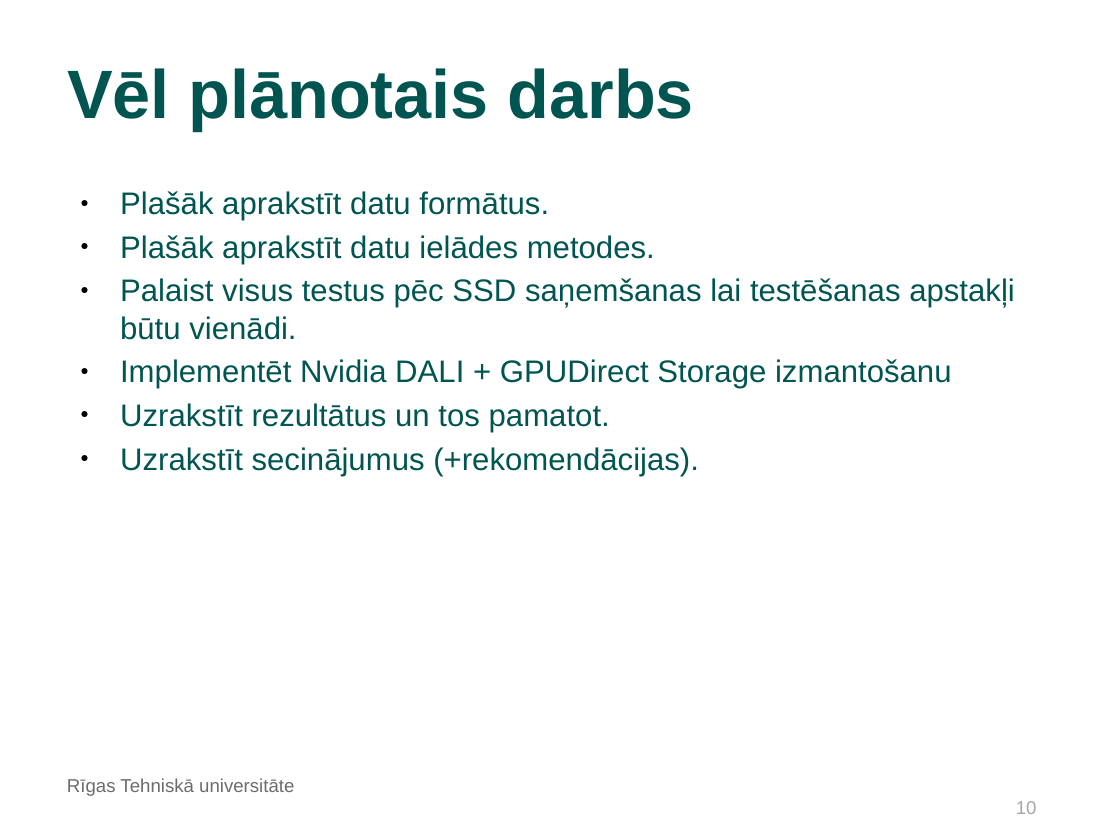
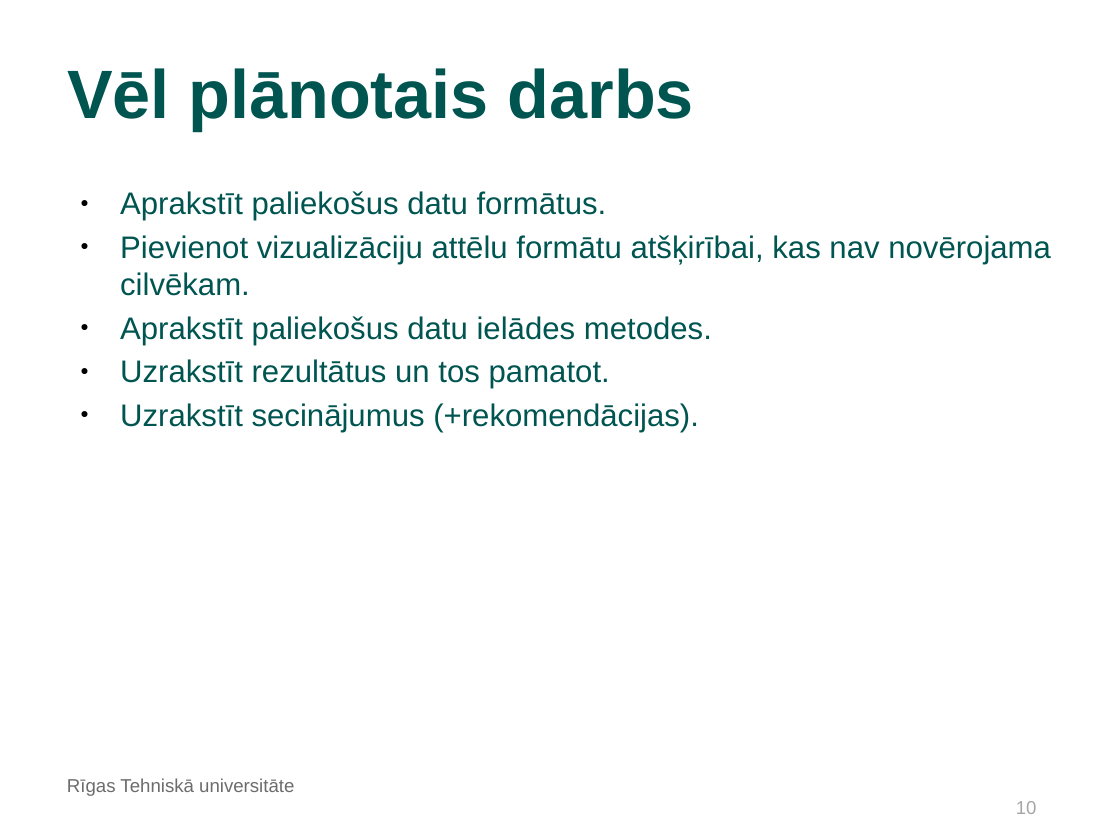
Before and after one commit to kamikaze/rtu-bachelor-tasks, a slide deck: slide 10 of docs/Šablons_Bakalaura_darba_priekšaizstāvēšanai.odp. Drawn at 1120x840 pixels with LibreOffice and Linux fonts; fonts in the diff are those of the drawing; background and template pictures are left out. Boxes give left, top, right and bottom in pixels: in the first picture for what was removed or moved away, otherwise in the second. Text is boxed around its words. In the diff, an @@ line names an element or a change of style, - is before the commit and + after.

```diff
--- a/docs/Šablons_Bakalaura_darba_priekšaizstāvēšanai.odp
+++ b/docs/Šablons_Bakalaura_darba_priekšaizstāvēšanai.odp
@@ text at (x1=120, y1=191, x2=1051, y2=345): text changed @@
-● Plašāk aprakstīt datu formātus.
-● Plašāk aprakstīt datu ielādes metodes.
-● Palaist visus testus pēc SSD saņemšanas lai testēšanas apstakļi būtu vienādi.
-● Implementēt Nvidia DALI + GPUDirect Storage izmantošanu
+● Aprakstīt paliekošus datu formātus.
+● Pievienot vizualizāciju attēlu formātu atšķirībai, kas nav novērojama cilvēkam.
+● Aprakstīt paliekošus datu ielādes metodes.
```
Also in this commit, not shown: 6 other slides changed, 1 other file.
